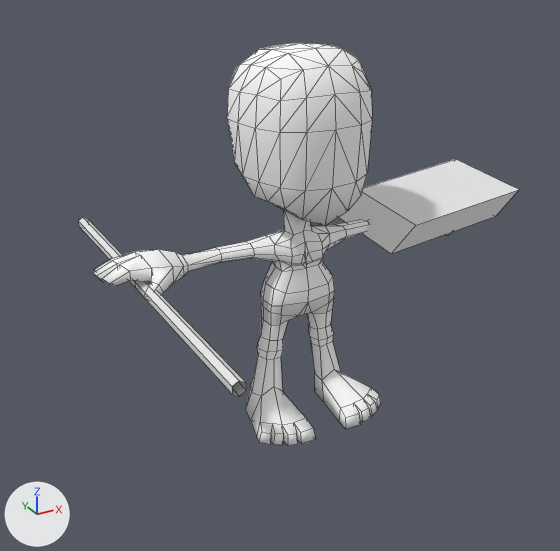
Before and after pictures for a commit that changed the Blender file Assets/ReferencedData/Client/Meshes-2015/Character/HumanMale.blend.
Before and after are seen from a 50 mm lens placed at (-1.75, -3.0, 2.24), pointed at (-0.11, -0.01, 0.74). Lighting does not change. The marker at lower left points along +X, +Y and +Z. Mesh edges are drawn as thin lines.

In view in the first picture: 'ExampleShield', 'ExampleWeapon', 'SkinMesh'.
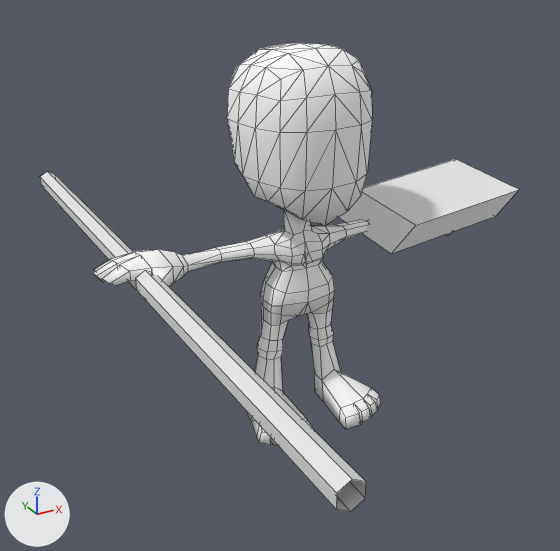
Diff of the bpy script that builds the scene:
```diff
--- a/Assets/ReferencedData/Client/Meshes-2015/Character/HumanMale.blend.py
+++ b/Assets/ReferencedData/Client/Meshes-2015/Character/HumanMale.blend.py
@@ me_cylinder @@
 # used by ob_exampleweapon; location = (-0.8, 0.0, 0.897); rotation_euler = (0.0, 0.0, 3.142), in degrees (0, 0, 180)
-me_cylinder.from_pydata(...)  # 18 vertices, 12 faces; spans x -0.03..0.03, y -0.87..0.99, z -0.07..-0.01
+me_cylinder.from_pydata(...)  # 18 vertices, 12 faces; spans x -0.05..0.05, y -1.61..1.66, z -0.05..0.05
+# me_cylinder part 1: 18 of 18 vertices moved; they spanned x -0.03..0.03, y -0.87..0.99, z -0.07..-0.01 and now span x -0.05..0.05, y -1.61..1.66, z -0.05..0.05; mean shift (0.0, 0.0, 0.04); largest move (0.0, 0.99, -0.07) -> (0.0, -1.61, 0.05)
```

Changed parts and their boxes (x1, y1, x2, y2) in the pictures (560 x 551 px):
'ExampleWeapon', reshaped (93% wider, 90% taller): before (78, 217, 246, 396); after (40, 171, 366, 512)
